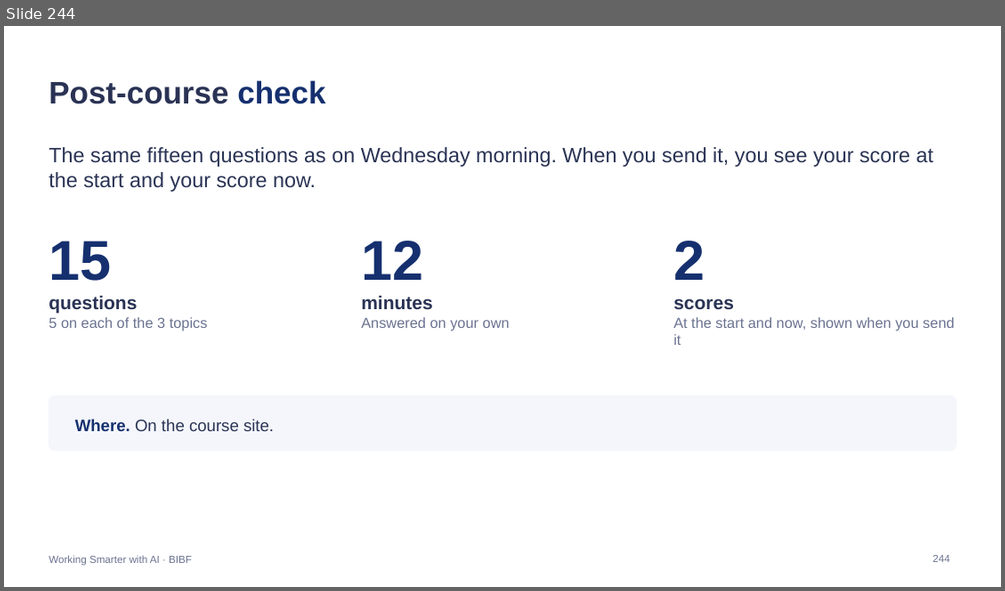
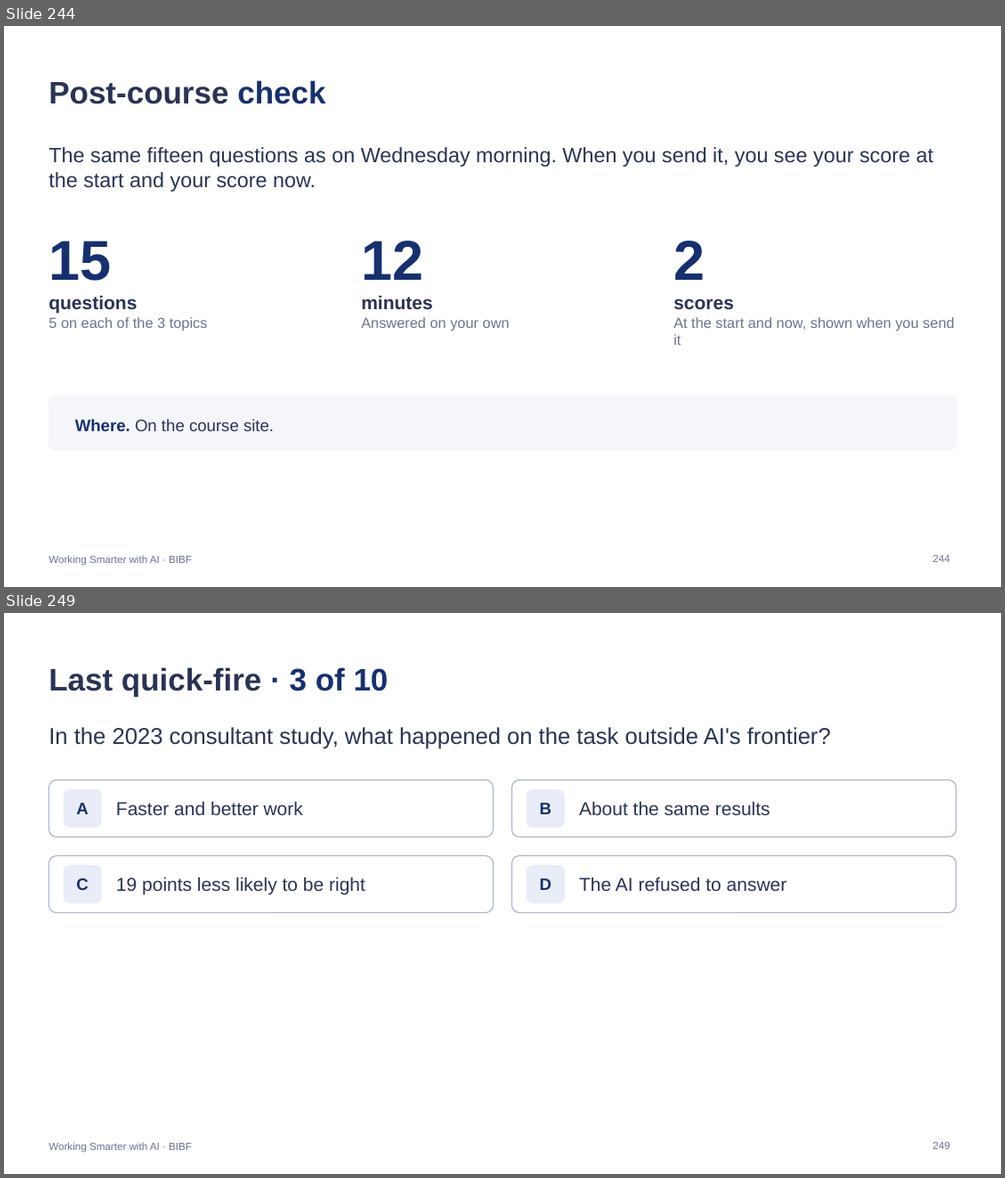
Before and after one commit to Iced377/bibf-arla, a slide deck: outputs/BIBF-Arla-Facilitator.pptx. Shown one above the other, each under a label of ours: slide 244 before the commit, slides 244 and 249 after it; the slides between them are not shown. The pictures are 1005x591 and 1005x1178 pixels, drawn with LibreOffice and Linux fonts; fonts in the diff are those of the drawing. Boxes give left, top, right and bottom in pixels: in the first picture for what was removed or moved away, otherwise in the second. Text is boxed around its words. In the diff, an @@ line names an element or a change of style, - is before the commit and + after.

```diff
--- a/outputs/BIBF-Arla-Facilitator.pptx
+++ b/outputs/BIBF-Arla-Facilitator.pptx
@@ slide 249 added at box(4, 613, 1001, 1174), background #FFFFFF; not listed: 1 template element that a slide beside it also shows @@
@@ title added at box(48, 667, 388, 696), 30 pt, text #2A3354, bold @@
+Last quick-fire · 3 of 10
@@ text added at box(48, 727, 831, 749), 22 pt, text #2A3354 @@
+In the 2023 consultant study, what happened on the task outside AI's frontier?
@@ rounded rectangle added at box(48, 779, 493, 836), fill #FFFFFF, outline #ACB5CC 1 pt @@
@@ rounded rectangle added at box(64, 789, 101, 827), fill #E9EDF7, outline #E9EDF7 1 pt @@
@@ rounded rectangle added at box(512, 779, 956, 836), fill #FFFFFF, outline #ACB5CC 1 pt @@
@@ rounded rectangle added at box(526, 789, 564, 827), fill #E9EDF7, outline #E9EDF7 1 pt @@
@@ text added at box(76, 803, 88, 814), 16 pt, text #16306F, bold @@
+A
@@ text added at box(116, 801, 303, 815), 18 pt, text #2A3354 @@
+Faster and better work
@@ text added at box(540, 802, 551, 819), 16 pt, text #16306F, bold @@
+B
@@ text added at box(579, 801, 770, 815), 18 pt, text #2A3354 @@
+About the same results
@@ rounded rectangle added at box(48, 855, 493, 912), fill #FFFFFF, outline #ACB5CC 1 pt @@
@@ rounded rectangle added at box(64, 866, 101, 903), fill #E9EDF7, outline #E9EDF7 1 pt @@
@@ text added at box(76, 878, 88, 890), 16 pt, text #16306F, bold @@
+C
@@ text added at box(116, 876, 365, 895), 18 pt, text #2A3354 @@
+19 points less likely to be right
@@ rounded rectangle added at box(512, 855, 956, 912), fill #FFFFFF, outline #ACB5CC 1 pt @@
@@ rounded rectangle added at box(526, 866, 564, 903), fill #E9EDF7, outline #E9EDF7 1 pt @@
@@ text added at box(540, 878, 551, 890), 16 pt, text #16306F, bold @@
+D
@@ text added at box(579, 876, 787, 891), 18 pt, text #2A3354 @@
+The AI refused to answer
@@ page number added at box(932, 1142, 949, 1149), 10 pt, text #6B7391 @@
+249
```
Also in this commit, not shown: 3 slides changed, 17 other slides added, 2 slides removed, 8 other files.
